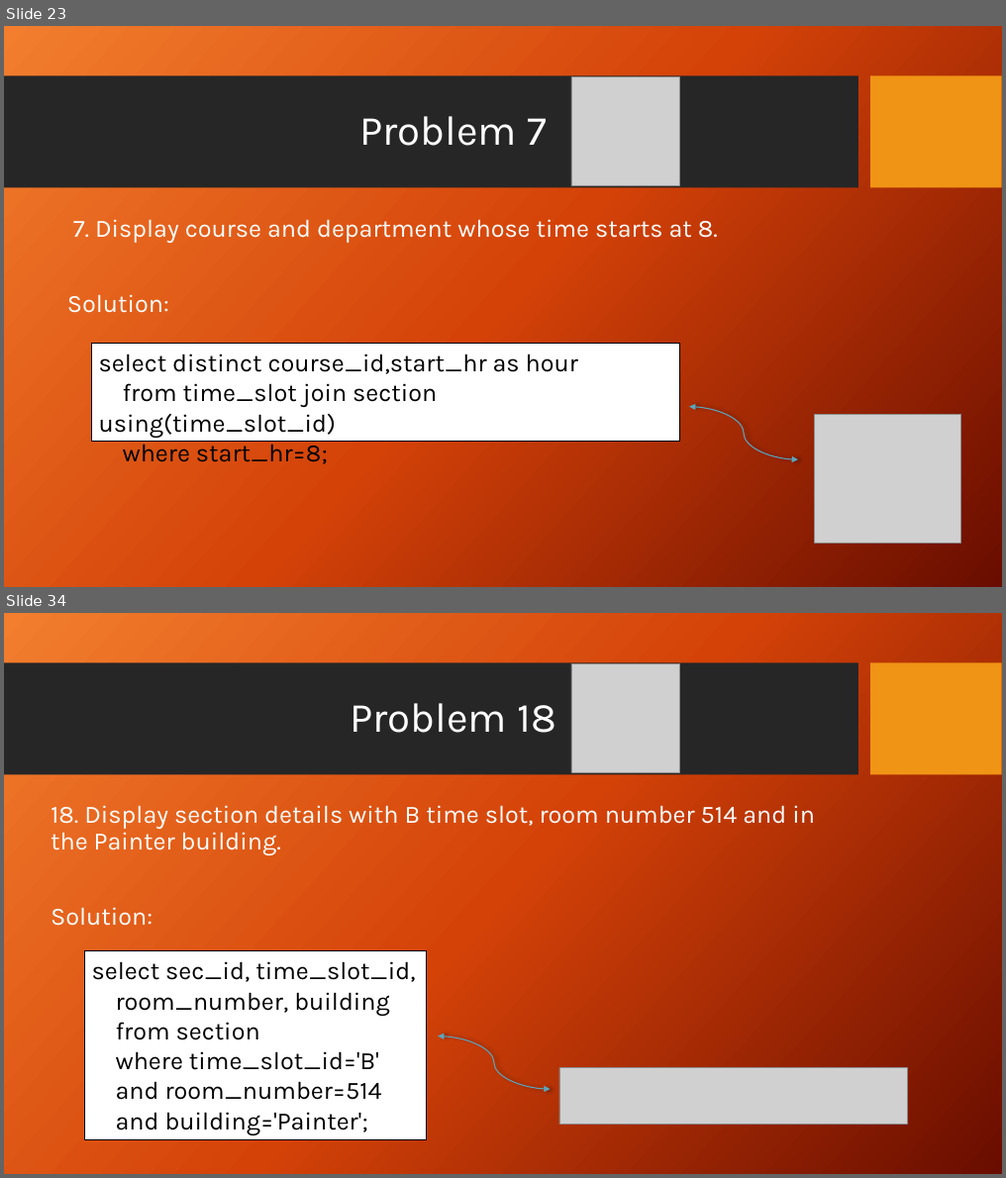
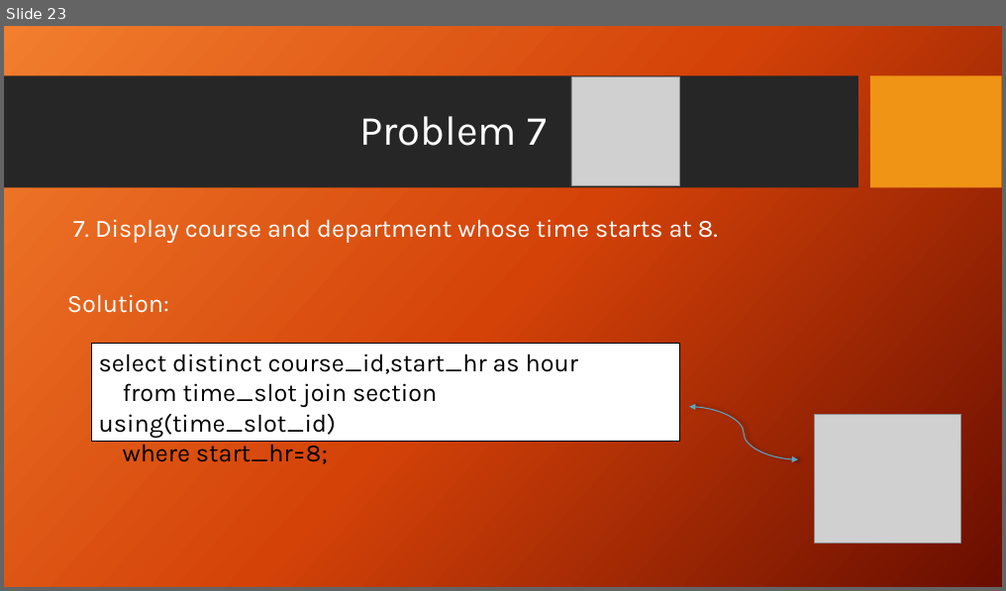
Before and after one commit to Antooo8/Antooo8, a slide deck: University Case study.pptx. Shown one above the other, each under a label of ours: slides 23 and 34 before the commit, slide 23 after it; the slides between them are not shown. The pictures are 1006x1178 and 1006x591 pixels, drawn with LibreOffice and Linux fonts; fonts in the diff are those of the drawing; grey boxes stand for pictures; background and template pictures are left out. Boxes give left, top, right and bottom in pixels: in the first picture for what was removed or moved away, otherwise in the second. Text is boxed around its words. In the diff, an @@ line names an element or a change of style, - is before the commit and + after.

```diff
--- a/University Case study.pptx
+++ b/University Case study.pptx
@@ slide 34 removed at (x1=4, y1=613, x2=1002, y2=1174), background picture (left out); not listed: 2 template elements that a slide beside it also shows @@
@@ picture removed at (x1=571, y1=663, x2=680, y2=772) @@
@@ title removed at (x1=350, y1=703, x2=556, y2=733) @@
-Problem 18
@@ text removed at (x1=51, y1=805, x2=815, y2=926) @@
-18. Display section details with B time slot, room number 514 and in the Painter building.
-Solution:
@@ rectangle removed at (x1=84, y1=952, x2=426, y2=1140) @@
-select sec_id, time_slot_id,
-room_number, building
-from section
-where time_slot_id='B'
-and room_number=514
-and building='Painter';
@@ curved double arrow removed from (438, 1037) to (549, 1089) @@
@@ picture removed at (x1=559, y1=1068, x2=908, y2=1125) @@
```
Also in this commit, not shown: 1 slide changed, 23 other slides removed.
